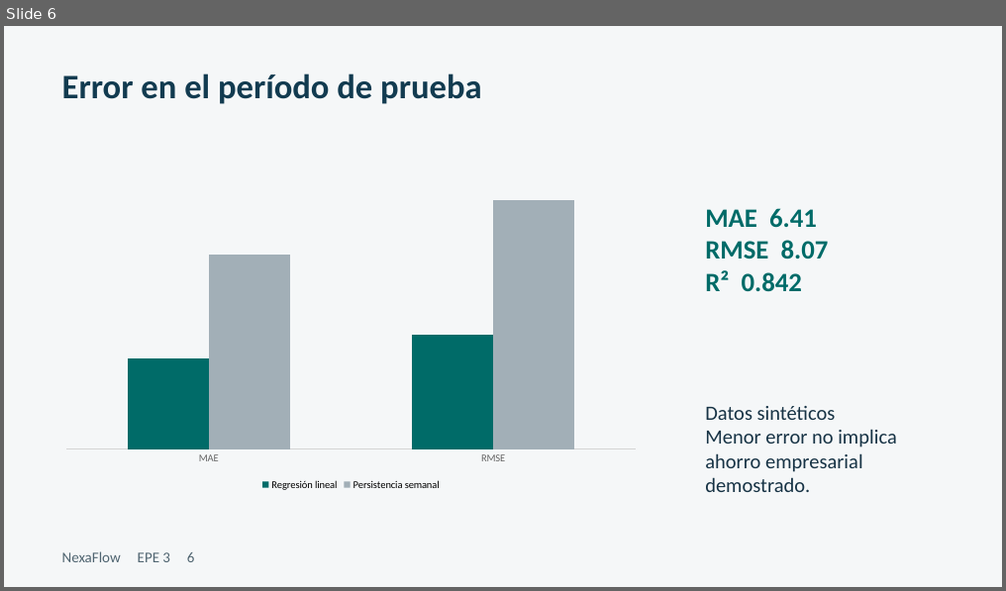
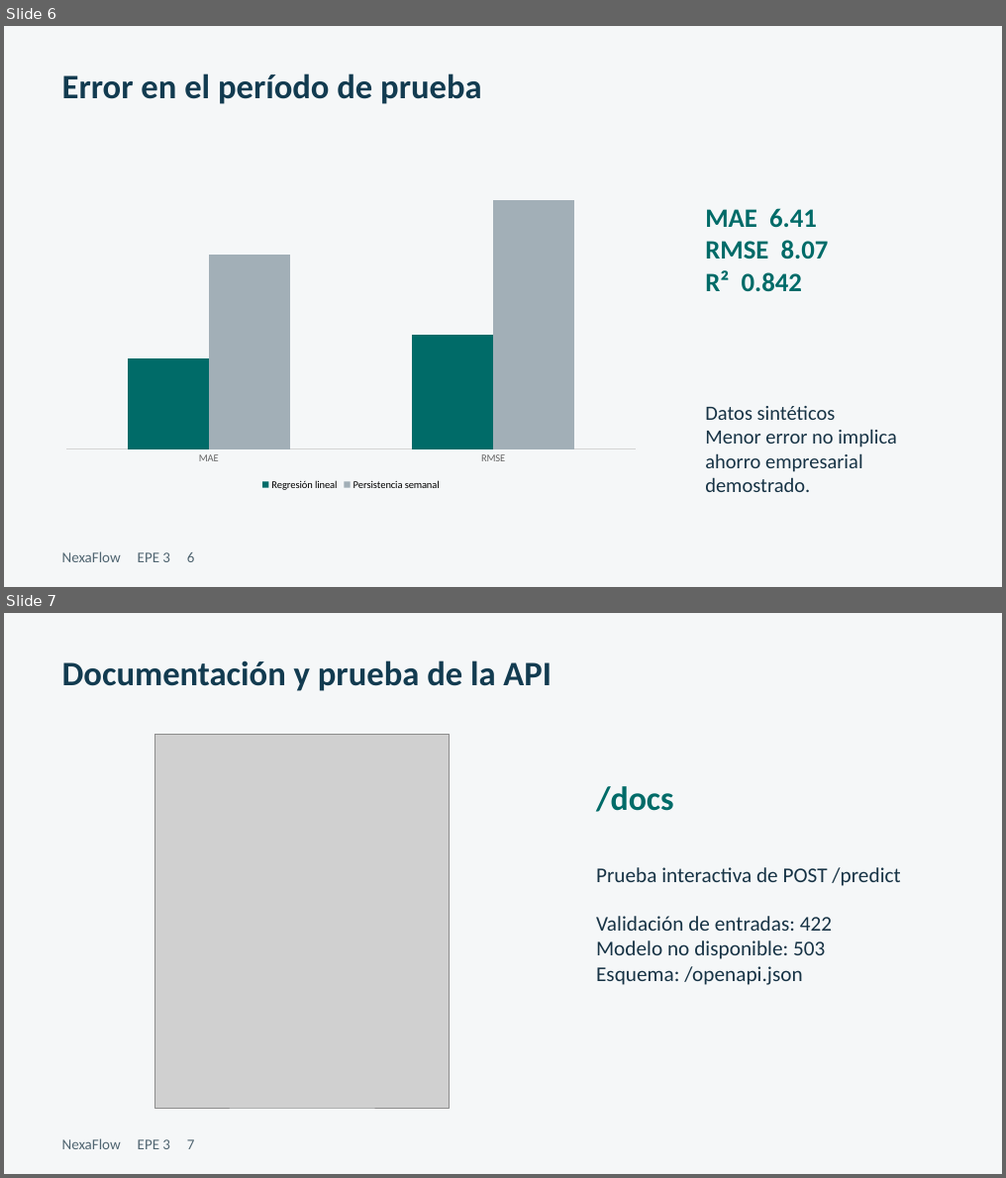
Before and after one commit to RenatoLV/EPE3-IPCHILE-ING, a slide deck: entregables/Presentacion_EPE3.pptx. Shown one above the other, each under a label of ours: slide 6 before the commit, slides 6 and 7 after it. The pictures are 1006x591 and 1006x1178 pixels, drawn with LibreOffice and Linux fonts; fonts in the diff are those of the drawing; grey boxes stand for pictures. Boxes give left, top, right and bottom in pixels: in the first picture for what was removed or moved away, otherwise in the second. Text is boxed around its words. In the diff, an @@ line names an element or a change of style, - is before the commit and + after.

Commit message:
Mejora interfaz, documentación y evidencias EPE3

```diff
--- a/entregables/Presentacion_EPE3.pptx
+++ b/entregables/Presentacion_EPE3.pptx
@@ slide 7 added at bbox=[4, 613, 1002, 1174], background #F5F7F8 @@
@@ text added at bbox=[62, 661, 551, 691], 33 pt, text #123B50, bold @@
+Documentación y prueba de la API
@@ picture added at bbox=[155, 734, 450, 1108] @@
@@ text added at bbox=[596, 786, 674, 812], 32.2 pt, text #006B68, bold @@
+/docs
@@ text added at bbox=[596, 867, 900, 985], 20.2 pt, text #173345 @@
+Prueba interactiva de POST /predict
+Validación de entradas: 422
+Modelo no disponible: 503
+Esquema: /openapi.json
@@ text added at bbox=[62, 1139, 195, 1150], 14.2 pt, text #506571 @@
+NexaFlow EPE 3 7
```
Also in this commit, not shown: 3 slides changed, 1 other slide added, 1 slide removed, 15 other files.
